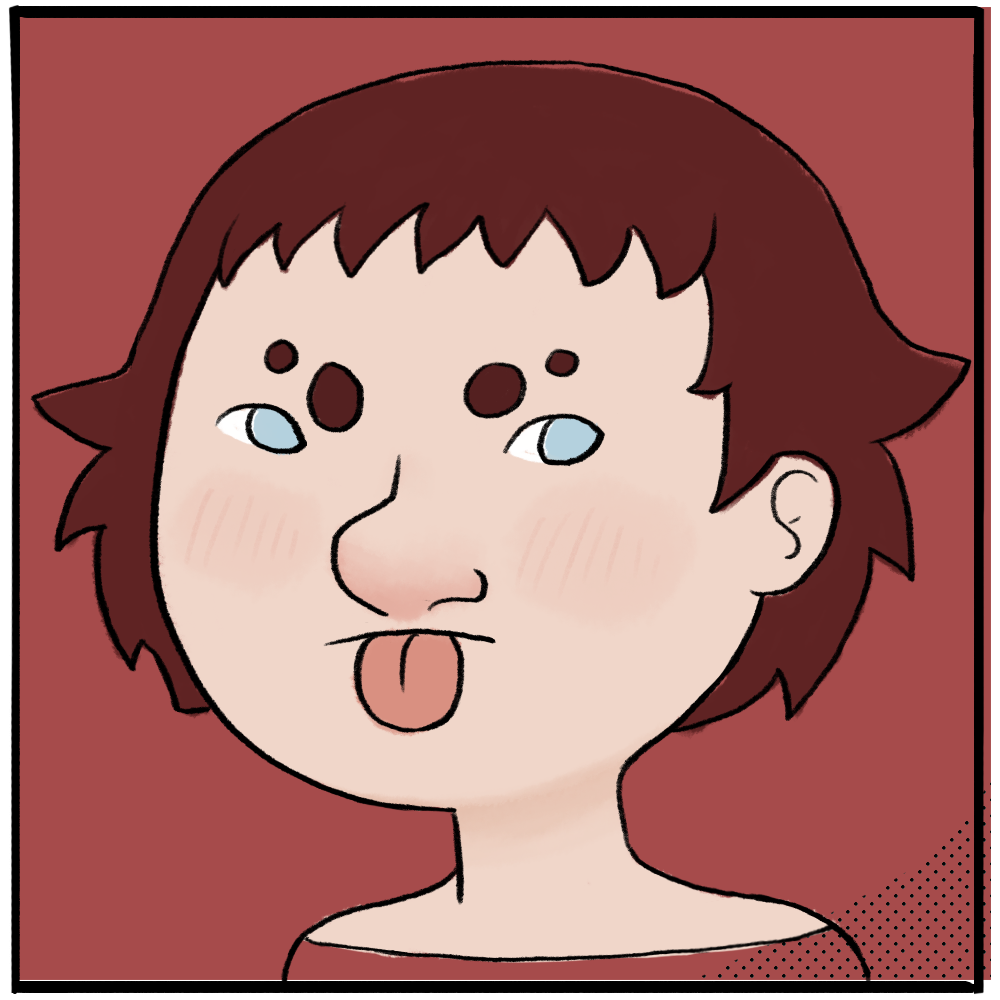
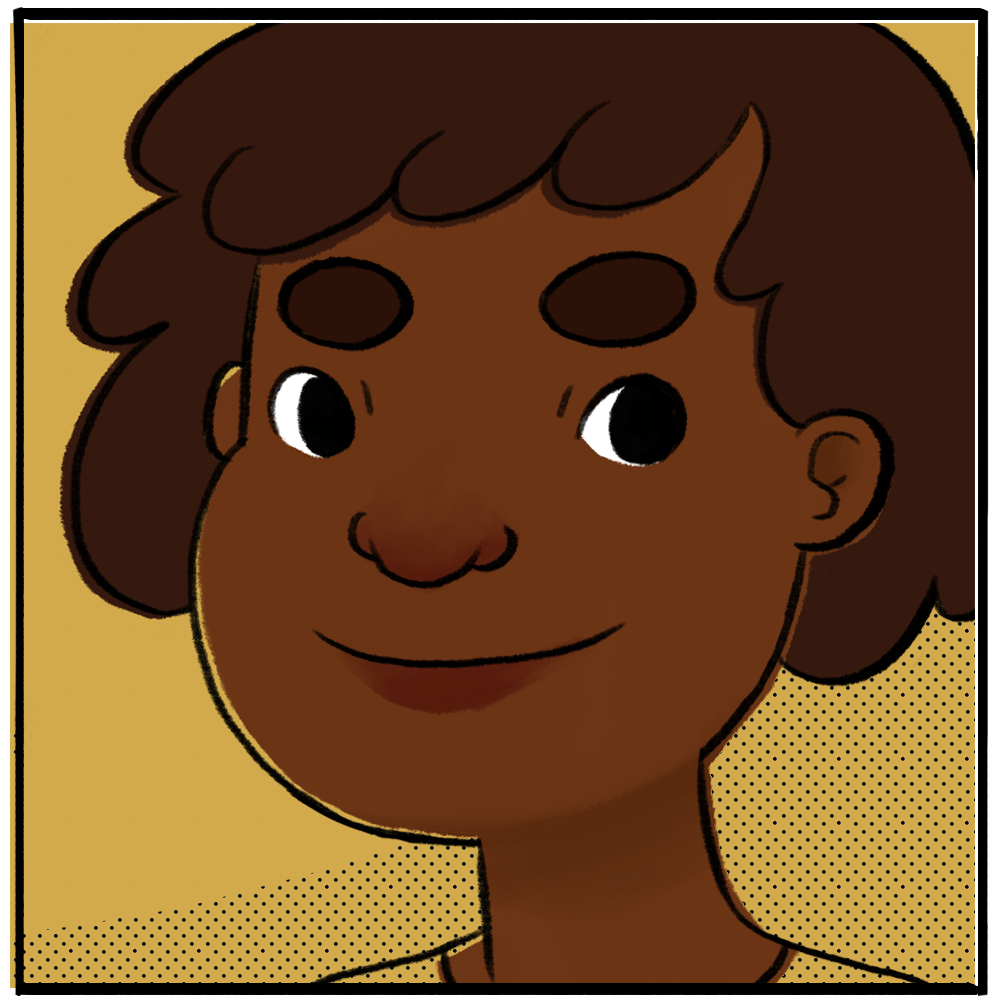
Layer changes from the first 1000 x 1000 image to the second:
removed layer "Layer 2" over [8, 5, 985, 995]
renamed "Layer 1 copy" to "Layer 2", moved it out of group "Group 1", painted on it over [12, 6, 989, 997]
renamed "Layer 4" to "Layer 3", blend normal → darken, painted on it, masked it over [10, 6, 975, 988]
renamed "Layer 5" to "Layer 1", blend normal → multiply, painted on it over [10, 23, 975, 988]
removed layer "Layer 3" (in "Group 1") from group "Group 1" over [126, 192, 845, 984]
removed layer "Layer 6" (was darken) from group "Group 1" over [690, 780, 991, 980]
removed layer "Layer 0" (in "Group 1") from group "Group 1" over [18, 7, 991, 980]
renamed "Layer 1" to "Layer 0", moved it below "Layer 1", painted on it over [10, 23, 975, 988]
